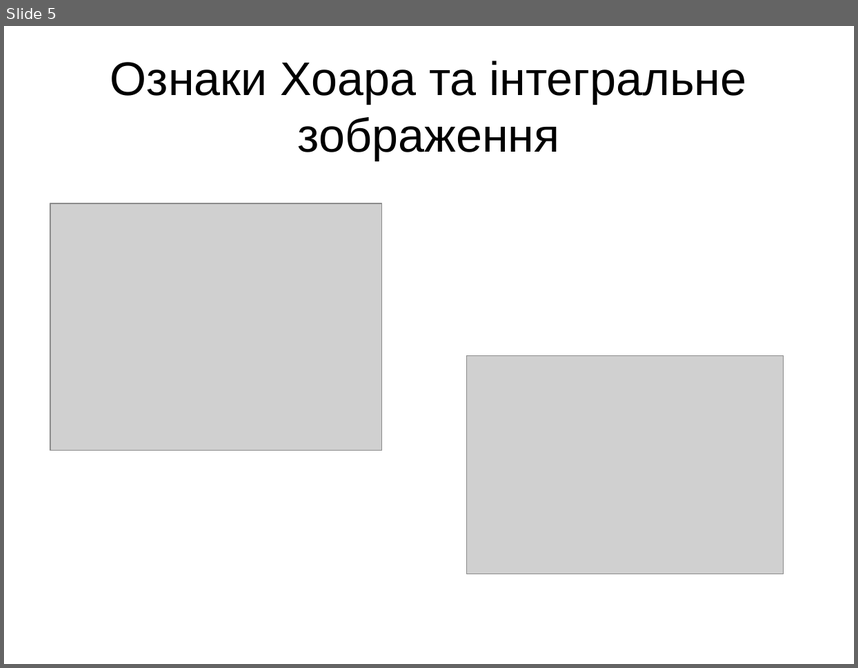
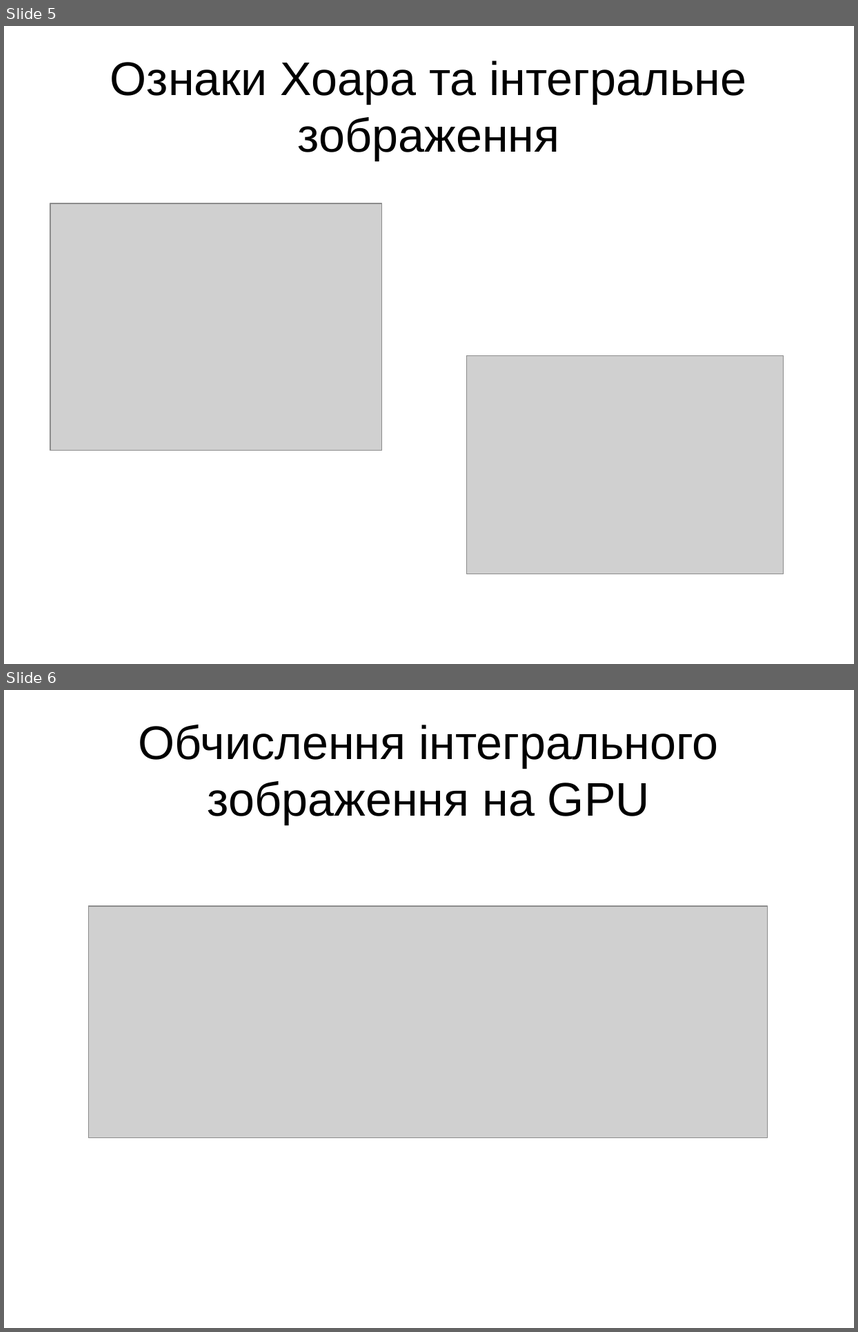
Before and after one commit to FaceDetect/gpu-face-detection, a slide deck: doc/presentation.odp. Shown one above the other, each under a label of ours: slide 5 before the commit, slides 5 and 6 after it. The pictures are 858x668 and 858x1332 pixels, drawn with LibreOffice and Linux fonts; fonts in the diff are those of the drawing; grey boxes stand for pictures. Boxes give left, top, right and bottom in pixels: in the first picture for what was removed or moved away, otherwise in the second. Text is boxed around its words. In the diff, an @@ line names an element or a change of style, - is before the commit and + after.

```diff
--- a/doc/presentation.odp
+++ b/doc/presentation.odp
@@ slide 6 added at [4,690,854,1328], background #FFFFFF @@
@@ title added at [139,724,718,824], 44 pt, text #000000 @@
+Обчислення інтегрального зображення на GPU
@@ picture added at [89,906,768,1137] @@
```
Also in this commit, not shown: 4 slides changed, 27 other slides added, 1 slide removed.
